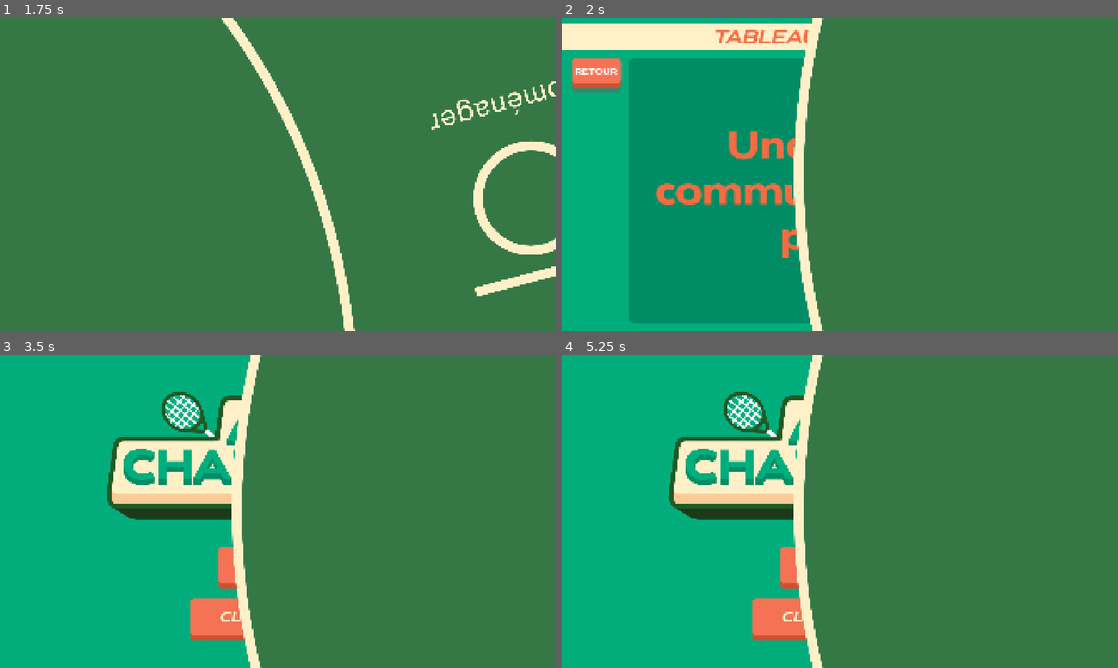
Above: before the commit, frames 1-4 (two rows, left to right).
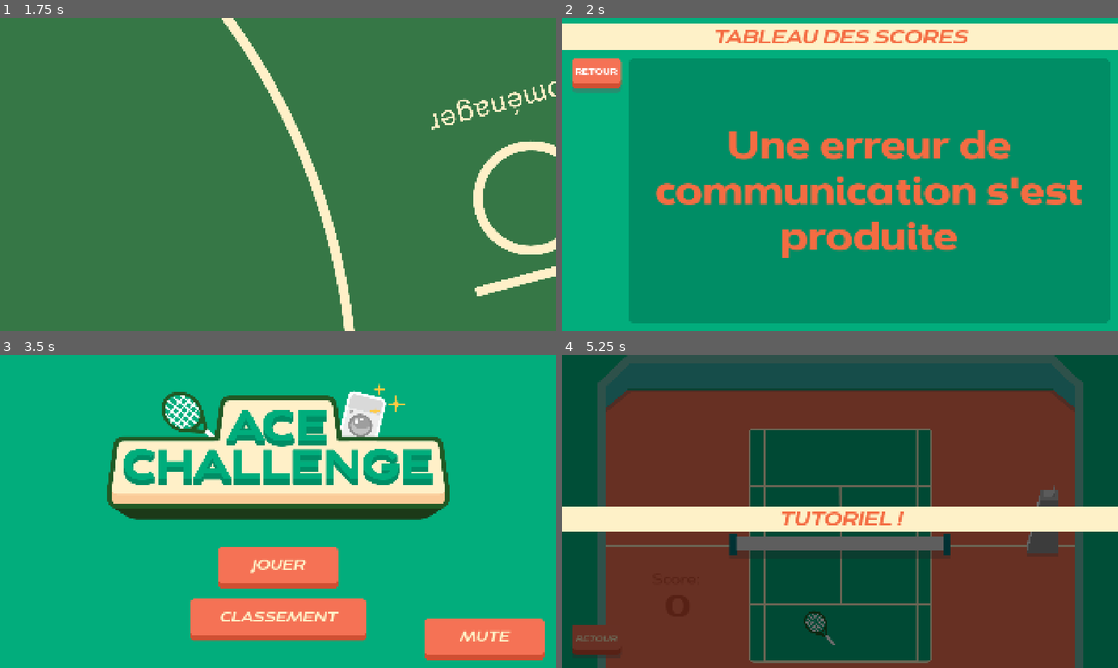
Above: after the commit, the same moments.

Repository: VeryKoolGames/ace_electromenager
Game: Godot game, scene res://Assets/Scenes/Main/start_menu.tscn
Two runs of this game, one before a commit and one after it. Both use one fixed random seed, a clock stepped at 60 frames per second and the inputs below.
Inputs (mouse positions are in pixels of both pictures, inside the frame that each line leads up to):
- Up to frame 1 (1.75 s): click (278, 284) at 0.5 s; click (278, 230) at 1.25 s
- Up to frame 2 (2 s): no input
- Up to frame 3 (3.5 s): click "RETOUR" at 2 s; click "RETOUR" at 2.75 s
- Up to frame 4 (5.25 s): click (840, 567) at 3.5 s; click (840, 621) at 4.25 s; click (595, 639) at 5.02 s

Frame 1 is identical in both runs. In frame 2, 57% of the frame differs, in the area x 41-100%, y 0-100%; in frame 3, 57%; in frame 4, 100%, in the area x 0-100%, y 0-100%.

Commit message:
fix transitions

Diff:
--- a/Assets/Scripts/UI/transition_ui.gd
+++ b/Assets/Scripts/UI/transition_ui.gd
@@ -25,6 +25,7 @@
 
 func play_transition(scene_to_transition_to: MainScenesEnum) -> void:
 	AudioManager.play_transition_sound()
+	transi_screen.show()
 	transi_screen.position = original_pos
 	transi_screen.rotation = original_rotation
 	var scene = scenes_dict[scene_to_transition_to]
@@ -45,3 +46,4 @@
 	tween.set_parallel()
 	tween.tween_property(transi_screen, "position:x", target_position, 0.4)
 	tween.tween_property(transi_screen, "rotation", deg_to_rad(360), 0.4)
+	tween.tween_callback(func(): transi_screen.hide()).set_delay(0.4)
